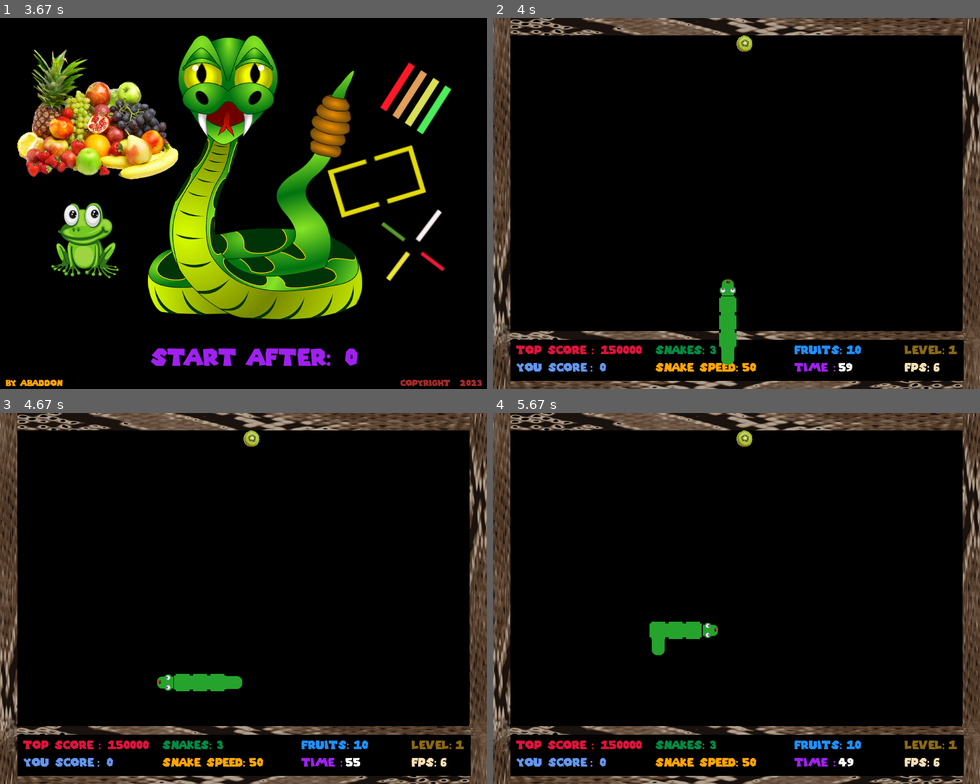
Above: before the commit, frames 1-4 (two rows, left to right).
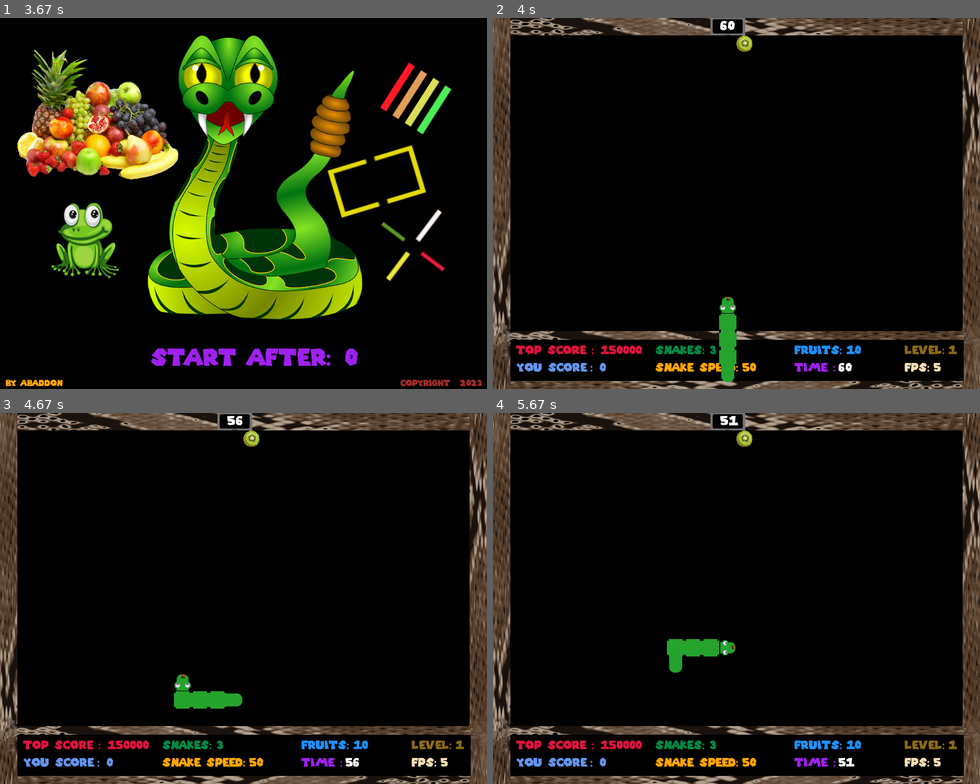
Above: after the commit, the same moments.

Repository: byAbaddon/PyGame-Greedy-Snake
Game: pygame game, started from main.py
Two runs of this game, one before a commit and one after it. Both use one fixed random seed, a clock stepped at 60 frames per second and the inputs below.
Inputs:
- Up to frame 1 (3.67 s): tap Space at 0.33 s
- Up to frame 2 (4 s): hold Left from 3.98 s (still down)
- Up to frame 3 (4.67 s): release Left at 4.53 s; hold Up from 4.57 s (still down)
- Up to frame 4 (5.67 s): release Up at 5.12 s; hold Right from 5.15 s (still down)

Frame 1 is identical in both runs. In frame 2, 0.7% of the frame differs, in the area x 44-93%, y 0-99%; in frame 3, 1.6%; in frame 4, 1.8%, in the area x 32-93%, y 0-96%.

Commit message:
add top watch timer

Diff:
--- a/main.py
+++ b/main.py
@@ -109,13 +109,13 @@
         table.update()
 
         # #  --------------------------- draw sprite group
+        fruit_group.draw(SCREEN)
         snake_group.draw(SCREEN)
         figure_group.draw(SCREEN)
-        fruit_group.draw(SCREEN)
-        #
-        # # # # --------------------------- update sprite group
+
+        # # --------------------------- update sprite group
+        fruit_group.update()
         snake_group.update()
-        fruit_group.update()
 
     def intro(self):
         if not self.is_music_play:
--- a/src/classes/snake.py
+++ b/src/classes/snake.py
@@ -17,7 +17,7 @@
     scrolling_game = 0
     # - for reset in current game
     eat_timer = 60
-    speed = 6  # FPS
+    speed = 5  # FPS
     current_snake_speed = 50
     fruits_counter = 10
     is_eat_fruit = False
@@ -286,6 +286,7 @@
         self.is_back_to_game_state = False
         self.counter_increase_body_parts = 6
         self.is_increase_body_snake = False
+        self.directions_archive = []
 
     def reset_all_data(self):  # for new game
         self.image = scale_image('./src/assets/images/snake/head_up.png', BLOCK_SIZE, BLOCK_SIZE)
@@ -315,6 +316,8 @@
         self.is_game_over = False
         self.counter_increase_body_parts = 6
         self.is_increase_body_snake = False
+        self.directions_archive = []
+
 
     def update(self):
         self.check_direction()
--- a/src/classes/table.py
+++ b/src/classes/table.py
@@ -1,3 +1,5 @@
+import pygame.image
+
 from src.settings import *
 
 
@@ -52,6 +54,17 @@
         text_creator('FPS:', 'wheat', 710, S_H - 35, 20, None, './src/fonts/mario.ttf')
         text_creator(f'{ int(CLOCK.get_fps())}', 'wheat', 760, S_H - 35, 20, None, './src/fonts/mario.ttf')
 
+    # watch
+    def draw_watch(self):
+        if self.snake_data.body_list[-1][1] > 0: # check is snake exit from level
+            image = pygame.image.load('./src/assets/images/watch/watch.png')
+            SCREEN.blit(image,[S_W // 2 - 45, 0])
+            if self.snake_data.eat_timer > 20:
+                text_creator(f'{self.snake_data.eat_timer}', 'white', S_W // 2 - 28, 15, 22, None, './src/fonts/mario.ttf')
+            else:
+                text_creator(f'{self.snake_data.eat_timer}', 'red', S_W // 2 - 28, 15, 22, None, './src/fonts/mario.ttf')
+
     def update(self):
         self.draw_display_frame()
         self.draw_labels_and_table_data()
+        self.draw_watch()
Binary file added: src/assets/images/watch/watch.png
